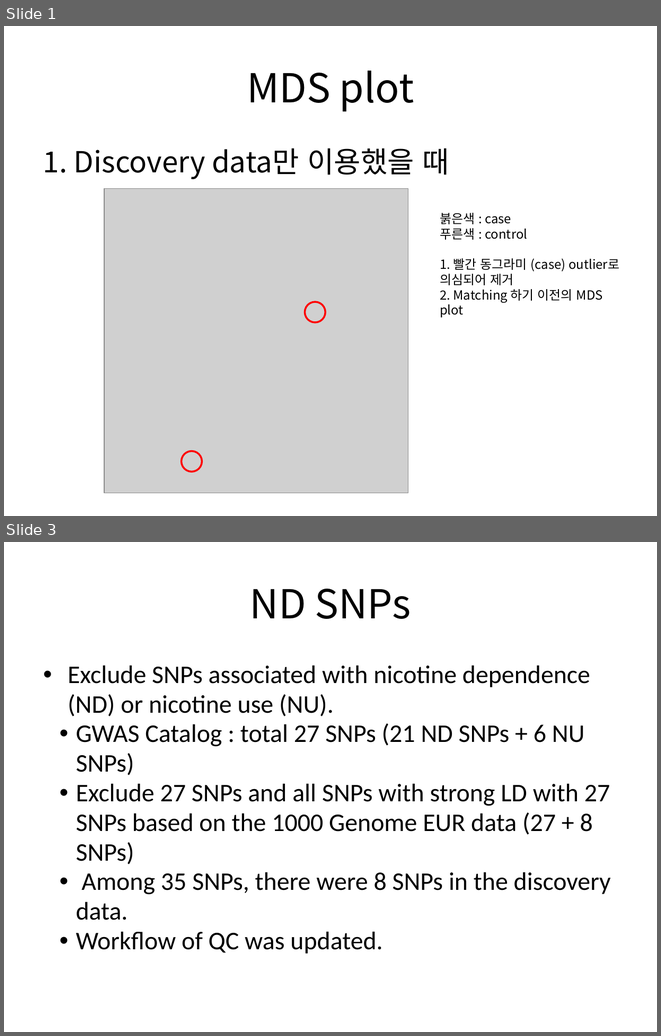
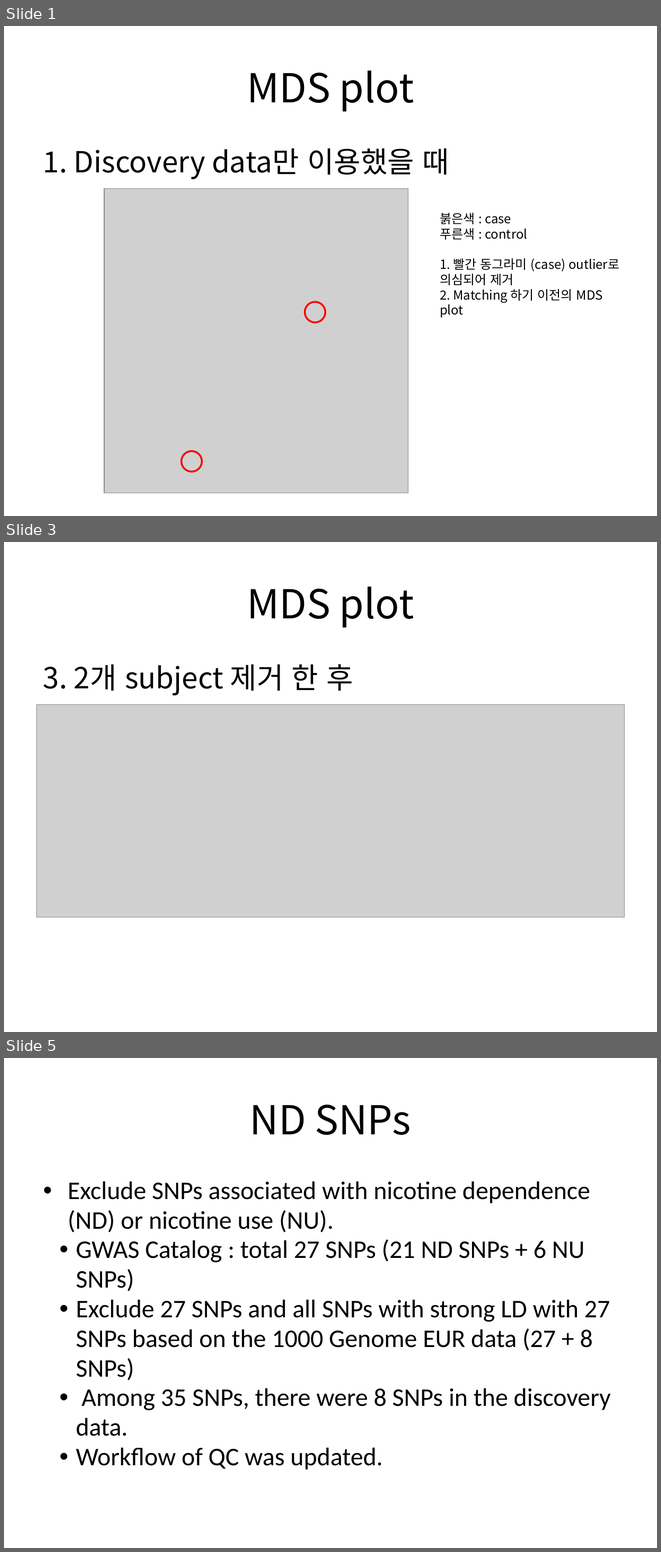
Before and after one commit to wonji/WJ_codes, a slide deck: LAM/Revision_20181012.pptx. Shown one above the other, each under a label of ours: slides 1 and 3 before the commit, slides 1, 3 and 5 after it; the slides between them are not shown. The pictures are 661x1036 and 661x1552 pixels, drawn with LibreOffice and Linux fonts; fonts in the diff are those of the drawing; grey boxes stand for pictures. Boxes give left, top, right and bottom in pixels: in the first picture for what was removed or moved away, otherwise in the second. Text is boxed around its words. In the diff, an @@ line names an element or a change of style, - is before the commit and + after.

Commit message:
[LAM] 1. Two cases & 4 controls were excluded (regarded as ouliers based on the MDS plot with 1000G) - Method 2

```diff
--- a/LAM/Revision_20181012.pptx
+++ b/LAM/Revision_20181012.pptx
@@ slide 3 added at (4,542,657,1032), background #FFFFFF @@
@@ title added at (247,587,414,628), 44 pt, text #000000 @@
+MDS plot
@@ text added at (43,664,353,696), 32 pt, text #000000 @@
+3. 2개 subject 제거 한 후
@@ picture added at (37,705,624,917) @@
@@ what was slide 3 is now slide 5 @@
```
Also in this commit, not shown: 4 slides changed, 1 other slide added, 10 other files.
